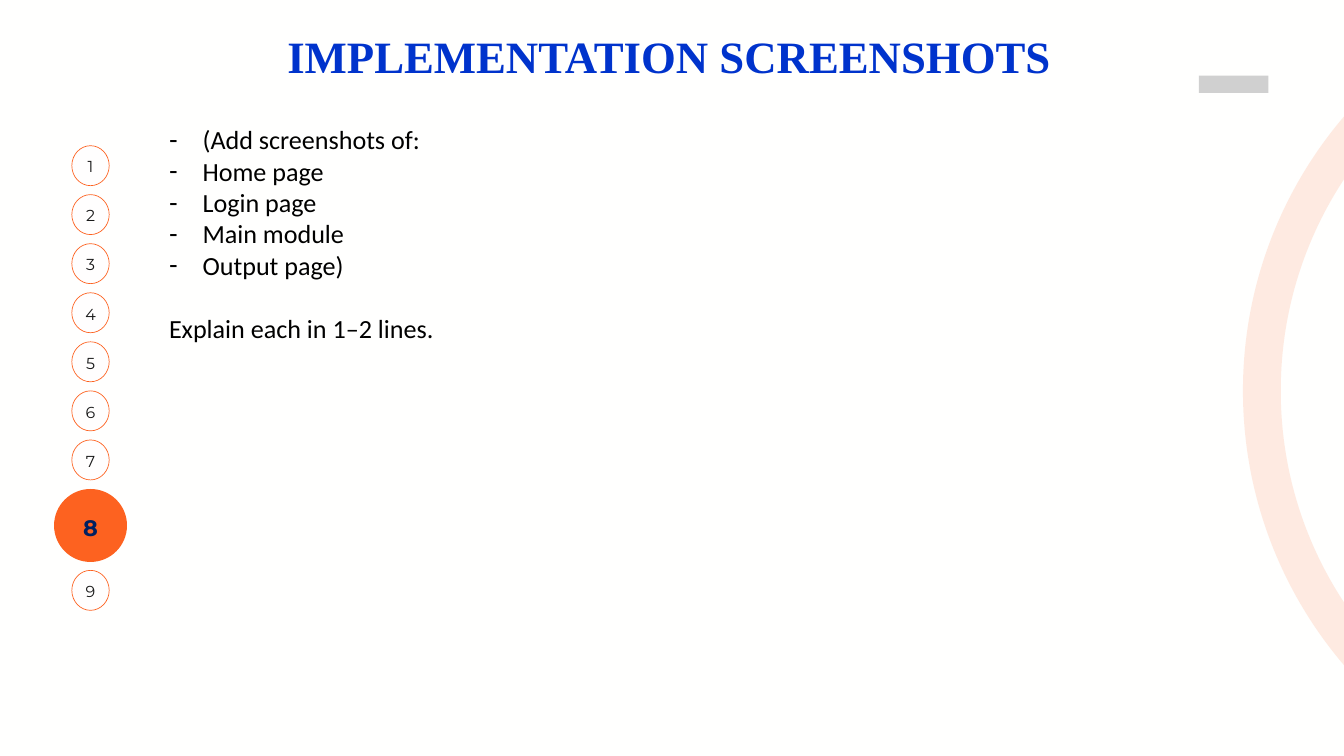
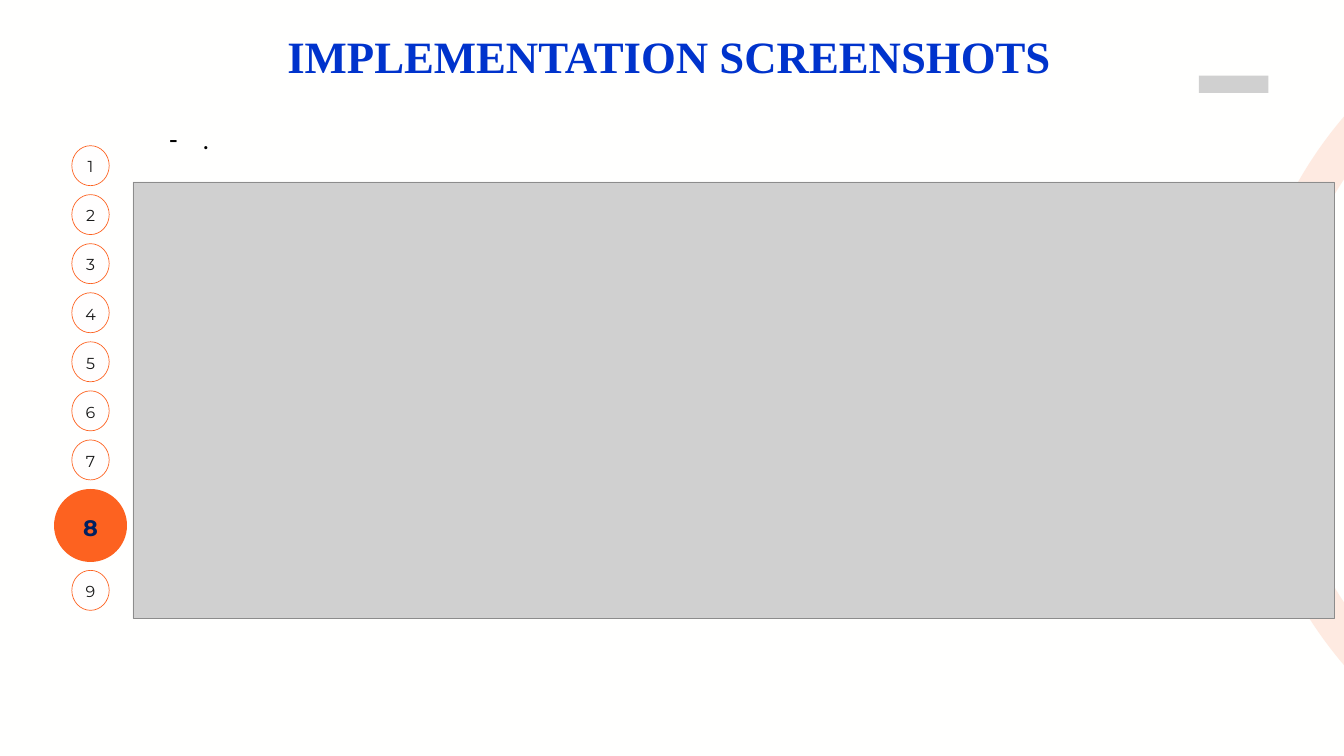
Before and after one commit to vtu26270/FULL-STACK-DEVELOPMENT, a slide deck: slide 10 of 26270 REVIEW 1 PPT.pptx. Drawn at 1344x756 pixels with LibreOffice and Linux fonts; fonts in the diff are those of the drawing; grey boxes stand for pictures. Boxes give left, top, right and bottom in pixels: in the first picture for what was removed or moved away, otherwise in the second. Text is boxed around its words. In the diff, an @@ line names an element or a change of style, - is before the commit and + after.

```diff
--- a/26270 REVIEW 1 PPT.pptx
+++ b/26270 REVIEW 1 PPT.pptx
@@ text at (169, 130, 433, 343): text changed @@
-– (Add screenshots of:
-– Home page
-– Login page
-– Main module
-– Output page)
-Explain each in 1–2 lines.
+– .
@@ picture added at (133, 182, 1334, 619) @@
```
Also in this commit, not shown: 2 other slides changed.
